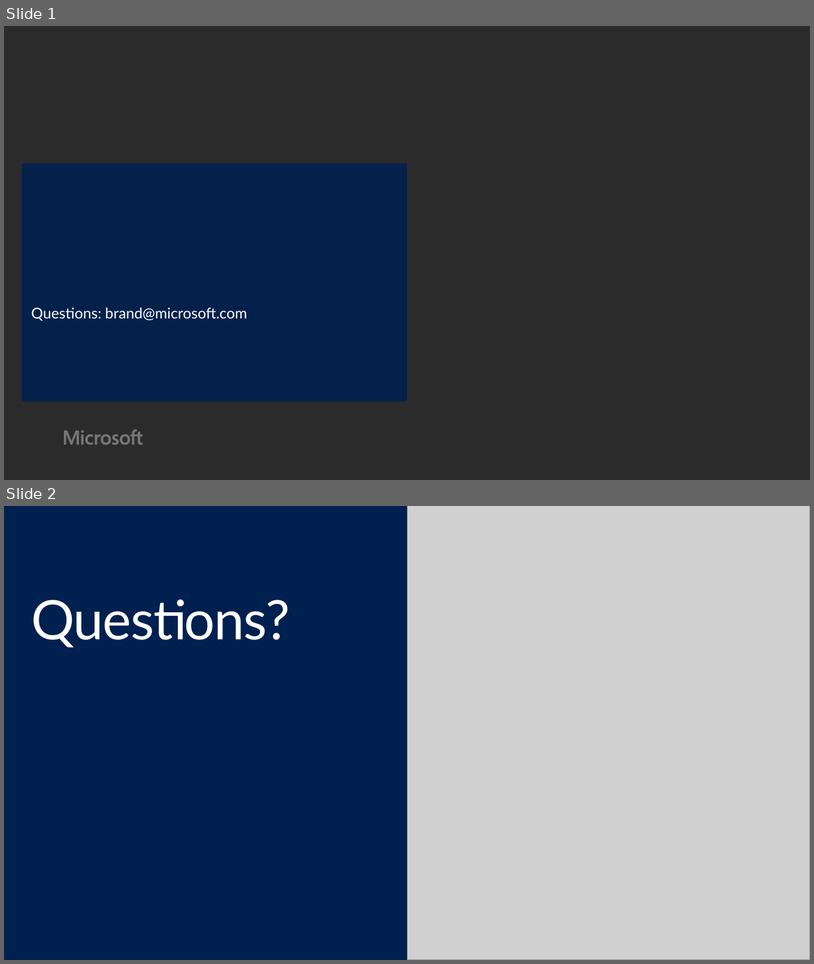
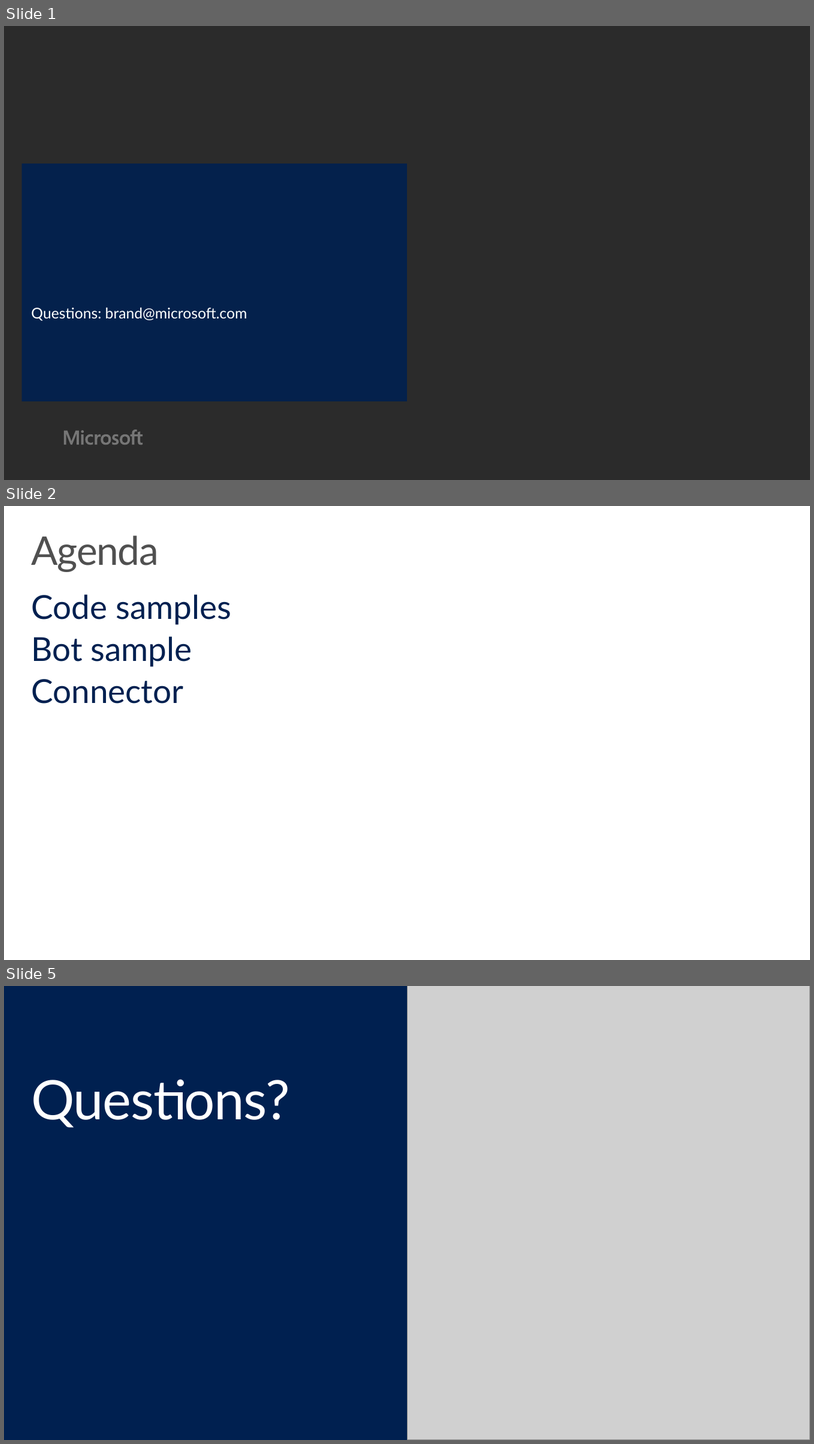
Before and after one commit to hamiltop/EDU-Dev-Bootcamp, a slide deck: Presentation/16-HOL-Teams.pptx. Shown one above the other, each under a label of ours: slides 1 and 2 before the commit, slides 1, 2 and 5 after it; the slides between them are not shown. The pictures are 814x964 and 814x1444 pixels, drawn with LibreOffice and Linux fonts; fonts in the diff are those of the drawing; grey boxes stand for pictures; background and template pictures are left out; a plain dark background stands for a picture behind light text. Boxes give left, top, right and bottom in pixels: in the first picture for what was removed or moved away, otherwise in the second. Text is boxed around its words. In the diff, an @@ line names an element or a change of style, - is before the commit and + after.

```diff
--- a/Presentation/16-HOL-Teams.pptx
+++ b/Presentation/16-HOL-Teams.pptx
@@ slide 2 added at (4,506,810,960), background #FFFFFF @@
@@ title added at (31,535,159,572), 48 pt, text #505050 @@
+Agenda
@@ text added at (31,594,231,703), 40 pt, text #002050 @@
+Code samples
+Bot sample
+Connector
@@ what was slide 2 is now slide 5 @@
```
Also in this commit, not shown: 2 other slides added, 8 other files.
